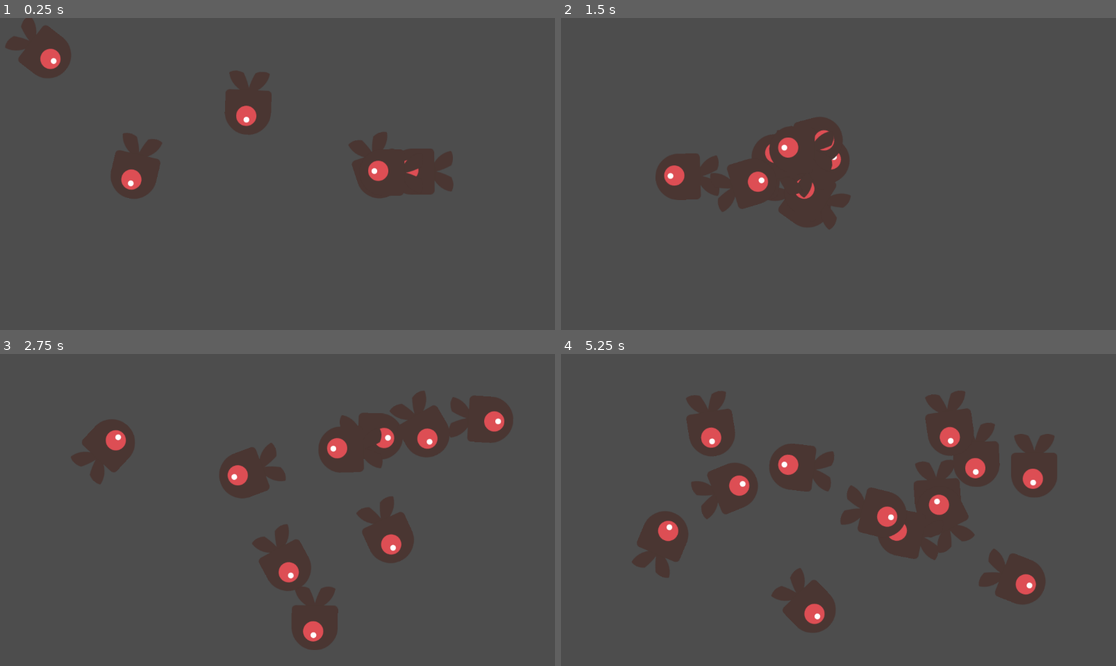
Above: before the commit, frames 1-4 (two rows, left to right).
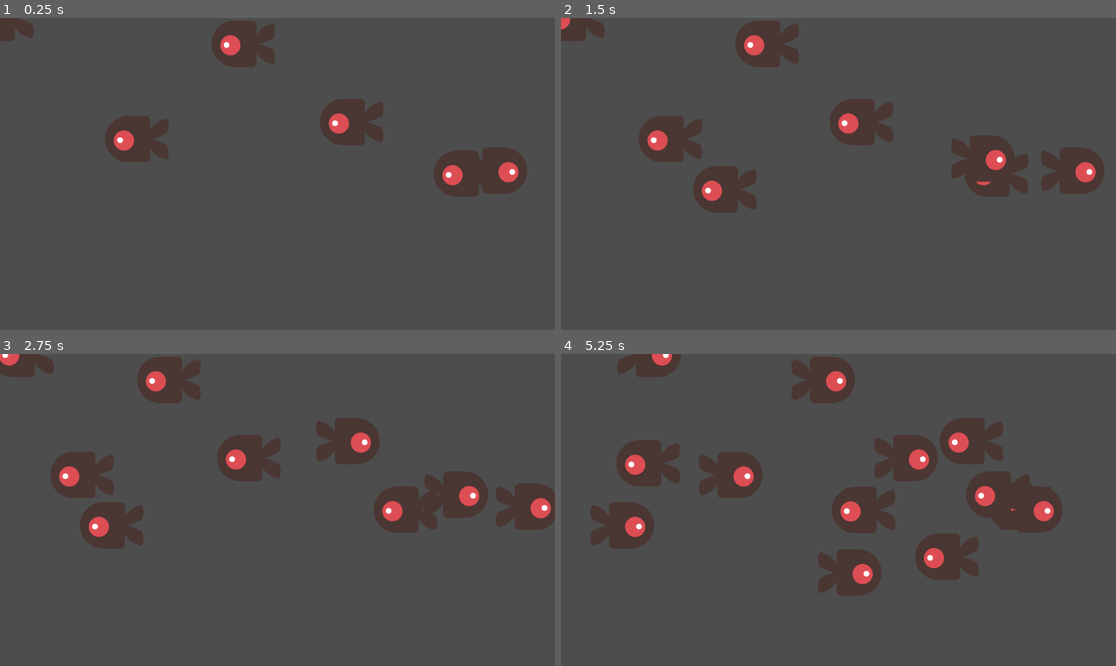
Above: after the commit, the same moments.

Repository: publicjoey/fish0321
Game: Godot game, scene res://Aquarium.tscn
Two runs of this game, one before a commit and one after it. Both use one fixed random seed, a clock stepped at 60 frames per second and the inputs below.
Inputs (mouse positions are in pixels of both pictures, inside the frame that each line leads up to):
- Up to frame 1 (0.25 s): no input
- Up to frame 2 (1.5 s): move the mouse to (960, 158) at 0.52 s; click (960, 158) at 0.67 s; move the mouse to (727, 189) at 1.27 s; click (727, 189) at 1.42 s
- Up to frame 3 (2.75 s): move the mouse to (333, 441) at 2.02 s; click (333, 441) at 2.17 s
- Up to frame 4 (5.25 s): move the mouse to (810, 572) at 2.77 s; click (810, 572) at 2.92 s; move the mouse to (1005, 556) at 3.52 s; click (1005, 556) at 3.67 s; move the mouse to (672, 463) at 4.27 s; click (672, 463) at 4.42 s; move the mouse to (866, 510) at 5.02 s; click (866, 510) at 5.17 s

The runs differ from the first frame. In frame 1, 11% of the frame differs, in the area x 0-95%, y 0-58%; in frame 2, 13%; in frame 3, 17%; in frame 4, 23%, in the area x 5-91%, y 0-90%.

Commit message:
horizon_ok
魚要水平游動

Diff:
--- a/Fish.gd
+++ b/Fish.gd
@@ -1,34 +1,39 @@
 extends Node2D
 
-@export var speed: float = 250.0  # 魚的移動速度
-@export var move_time: float = 1.0  # 每次移動的時間
+@export var speed: float = 50.0  # 魚的移動速度
+@export var move_time: float = 3.0  # 每次移動的時間
 
-var target_position: Vector2  # 目標位置
+var direction: int  # 移動方向 (-1=左, 1=右)
+var target_x: float  # 目標 X 座標
 var tween: Tween  # Tween 動畫物件
 
 func _ready():
 	randomize()
+	direction = [-1, 1].pick_random()  # 隨機選擇向左或向右
 	_start_moving()
 
 func _start_moving():
 	# 取得水族箱大小（假設水族箱是父節點）
 	var aquarium_size = get_parent().get_viewport_rect().size
 
-	# 隨機選擇一個目標位置
-	target_position = Vector2(
-		randf_range(50, aquarium_size.x - 50),
-		randf_range(50, aquarium_size.y - 50)
+	# 計算新的目標 X 座標，確保不超出範圍
+	target_x = clamp(
+		position.x + direction * randf_range(100, 300),  # 隨機游一段距離
+		50, aquarium_size.x - 50  # 限制在水族箱內
 	)
 
 	# 讓魚面向移動方向
-	look_at(target_position)
+	scale.x = direction  # 左右翻轉魚的圖片
 
-	# 使用 Tween 平滑移動
+	# 平滑移動
 	if tween:
-		tween.kill()  # 停止舊的 Tween
+		tween.kill()
 	tween = create_tween()
-	tween.tween_property(self, "position", target_position, move_time).set_trans(Tween.TRANS_LINEAR)
+	tween.tween_property(self, "position:x", target_x, move_time).set_trans(Tween.TRANS_LINEAR)
 
-	# 動畫完成後再找下一個位置
+	# 等待動畫結束後繼續
 	await tween.finished
+
+	# 反轉方向
+	direction *= -1
 	_start_moving()
